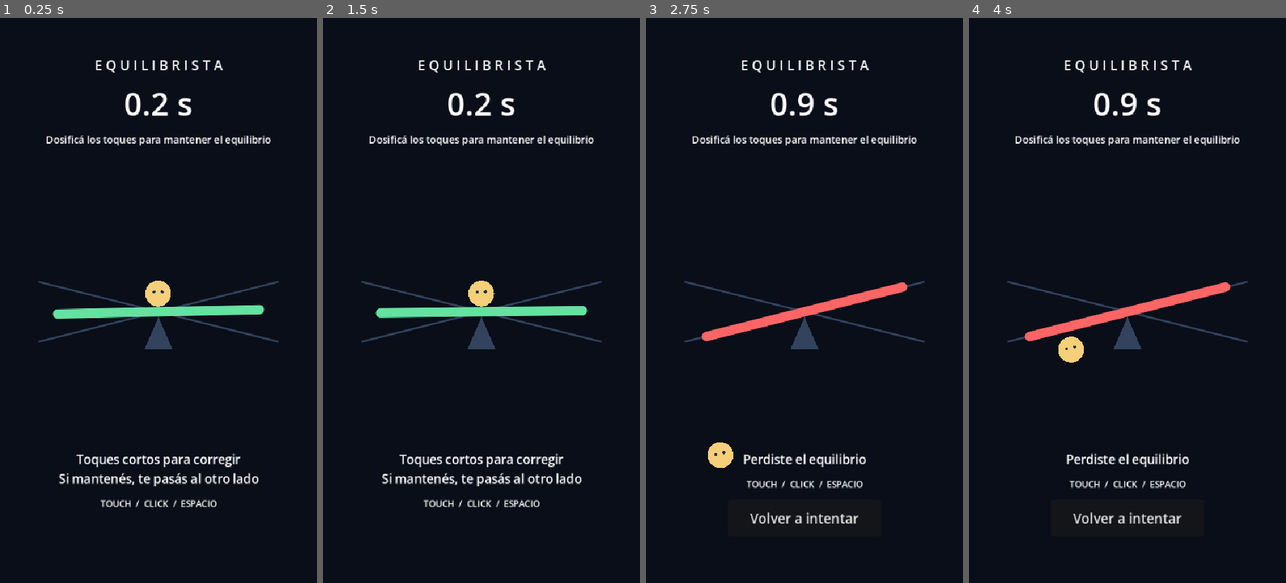
Above: before the commit, frames 1-4 (left to right).
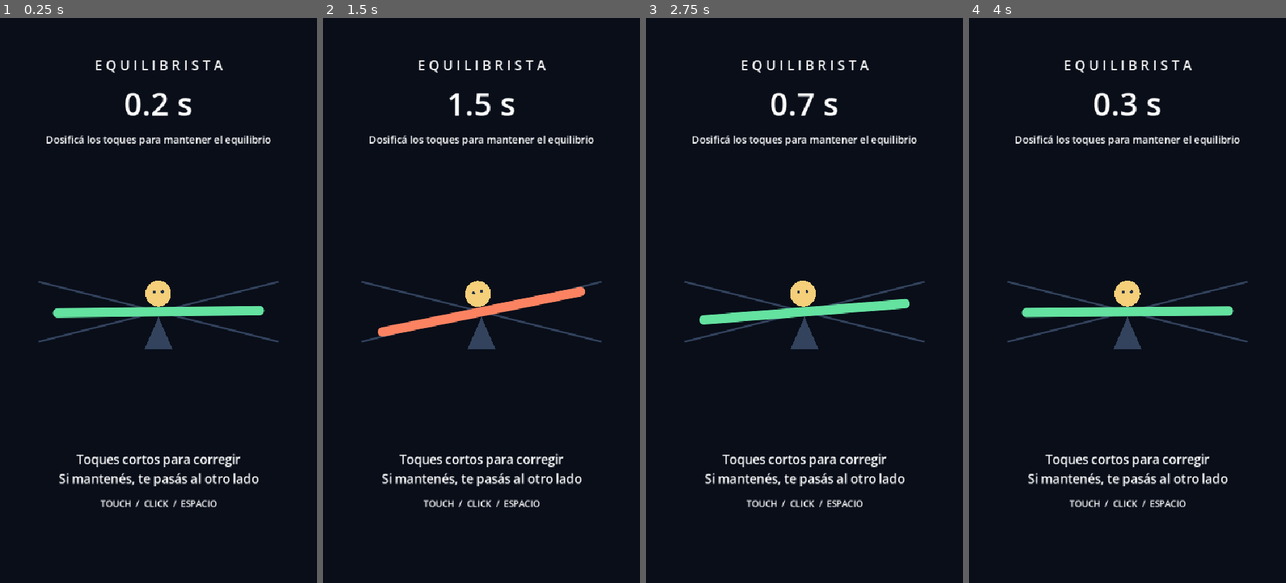
Above: after the commit, the same moments.

Repository: eze01061985/Equilibrista
Game: Godot game, scene res://scenes/game.tscn
Same seed, same stepped clock (60 frames per second), same inputs: the game is played once before the commit and once after it.
Inputs (mouse positions are in pixels of both pictures, inside the frame that each line leads up to):
- Up to frame 1 (0.25 s): no input
- Up to frame 2 (1.5 s): tap Enter at 0.5 s; move the mouse to (551, 272) at 0.52 s; click (551, 272) at 0.67 s; tap Space at 0.77 s; click (481, 520) at 1.25 s, where only the run before the commit has a clickable "Volver a intentar"
- Up to frame 3 (2.75 s): click (804, 520) at 2 s, where only the run after the commit has a clickable "Toca para reintentar"
- Up to frame 4 (4 s): click (1127, 520) at 2.75 s, where only the run before the commit has a clickable "Volver a intentar"; move the mouse to (1064, 328) at 3.52 s; click (1064, 328) at 3.67 s; tap Space at 3.77 s

The runs differ from the first frame. In frame 1, 0.2% of the frame differs, in the area x 16-84%, y 46-54%; in frame 2, 2.4%; in frame 3, 4.7%; in frame 4, 4.7%, in the area x 16-84%, y 13-90%.

Commit message:
Restaurar física anterior y reiniciar con touch o click en pantalla

Diff:
--- a/scripts/balance_model.gd
+++ b/scripts/balance_model.gd
@@ -33,7 +33,6 @@
 		torque += push_direction * settings.player_torque * settings.sensitivity
 	angular_velocity += torque * settings.acceleration * delta
 	angular_velocity /= 1.0 + settings.damping * delta
-	angular_velocity = clampf(angular_velocity, -settings.max_angular_speed, settings.max_angular_speed)
 	angle_degrees += angular_velocity * delta
 	survival_time += delta
 	is_game_over = absf(angle_degrees) >= settings.fall_limit_degrees
--- a/scripts/balance_settings.gd
+++ b/scripts/balance_settings.gd
@@ -3,12 +3,11 @@
 
 @export_group("Gameplay")
 @export_range(1.0, 90.0, 0.5) var fall_limit_degrees: float = 14.0
-@export_range(0.1, 5.0, 0.05) var natural_torque: float = 1.2
-@export_range(0.1, 10.0, 0.05) var player_torque: float = 3.4
-@export_range(1.0, 120.0, 1.0) var acceleration: float = 32.0
+@export_range(0.1, 5.0, 0.05) var natural_torque: float = 1.0
+@export_range(0.1, 10.0, 0.05) var player_torque: float = 2.2
+@export_range(1.0, 120.0, 1.0) var acceleration: float = 24.0
 @export_range(0.1, 3.0, 0.05) var sensitivity: float = 1.0
-@export_range(0.0, 5.0, 0.05) var damping: float = 0.45
-@export_range(10.0, 360.0, 1.0) var max_angular_speed: float = 90.0
+@export_range(0.0, 5.0, 0.05) var damping: float = 1.4
 
 @export_group("Danger Feedback")
 @export_range(0.01, 0.98, 0.01) var warning_ratio: float = 0.4
--- a/scripts/game.gd
+++ b/scripts/game.gd
@@ -11,6 +11,13 @@
 	game_view.limit_degrees = settings.fall_limit_degrees
 	game_view.reset_feedback()
 	ui.retry_requested.connect(_restart)
+	player_input.pointer_pressed.connect(_on_pointer_pressed)
+
+func _on_pointer_pressed() -> void:
+	if model.is_game_over:
+		_restart()
+		# El toque de reintento no debe activar también la UI ni corregir la nueva partida.
+		get_viewport().set_input_as_handled()
 
 func _physics_process(delta: float) -> void:
 	var pressing: bool = player_input.is_pressing()
--- a/scripts/game_ui.gd
+++ b/scripts/game_ui.gd
@@ -26,7 +26,7 @@
 	footer.add_child(status_label)
 	footer.add_child(_label("TOUCH  /  CLICK  /  ESPACIO", 15))
 	retry_button = Button.new()
-	retry_button.text = "Volver a intentar"
+	retry_button.text = "Toca para reintentar"
 	retry_button.custom_minimum_size = Vector2(260, 62)
 	retry_button.size_flags_horizontal = Control.SIZE_SHRINK_CENTER
 	retry_button.add_theme_font_size_override("font_size", 23)
--- a/scripts/player_input.gd
+++ b/scripts/player_input.gd
@@ -1,4 +1,6 @@
 extends Node
+
+signal pointer_pressed
 
 var touch_ids: Dictionary = {}
 var mouse_held: bool = false
@@ -8,10 +10,13 @@
 	if event is InputEventScreenTouch:
 		if event.pressed:
 			touch_ids[event.index] = true
+			pointer_pressed.emit()
 		else:
 			touch_ids.erase(event.index)
 	elif event is InputEventMouseButton and event.button_index == MOUSE_BUTTON_LEFT:
 		mouse_held = event.pressed
+		if event.pressed:
+			pointer_pressed.emit()
 	elif event is InputEventKey and event.physical_keycode == KEY_SPACE:
 		keyboard_held = event.pressed
 
--- a/tests/balance_v02_test.gd
+++ b/tests/balance_v02_test.gd
@@ -23,7 +23,7 @@
 	for pressing: bool in [false, true]:
 		var old_time: float = _time_to_fall(previous, pressing)
 		var new_time: float = _time_to_fall(settings, pressing)
-		assert(new_time < old_time * 0.7, "El margen de reacción debe ser considerablemente menor")
+		assert(new_time < old_time, "El ángulo reducido debe hacer perder antes")
 		print("Tiempo hasta caída (presionado=%s): v0.1 %.2fs / v0.2 %.2fs" % [pressing, old_time, new_time])
 	for side: float in [-1.0, 1.0]:
 		assert(settings.danger_color(side * settings.fall_limit_degrees * 0.39, false) == settings.safe_color)
@@ -36,13 +36,10 @@
 			model.advance(1.0 / 60.0, true, settings)
 			if model.angle_degrees * side < 0.0:
 				break
-		assert(not model.is_game_over and model.angular_velocity * side < -15.0, "Debe atravesar el centro con inercia")
+		assert(not model.is_game_over and model.angular_velocity * side < 0.0, "Debe atravesar el centro con inercia")
 		var speed: float = absf(model.angular_velocity)
 		model.advance(1.0 / 60.0, false, settings)
 		assert(absf(model.angular_velocity) >= speed * 0.98, "Soltar no debe frenar de golpe")
-		model.angular_velocity = side * settings.max_angular_speed * 2.0
-		model.advance(1.0 / 60.0, false, settings)
-		assert(absf(model.angular_velocity) <= settings.max_angular_speed)
 	var game: Control = load("res://scenes/game.tscn").instantiate()
 	root.add_child(game)
 	await process_frame
@@ -64,5 +61,36 @@
 	assert(game.game_view.loss_elapsed > settings.loss_flash_seconds, "El flash debe terminar sin repetirse")
 	game._restart()
 	assert(game.game_view.loss_elapsed == 0.0 and game.game_view.bar_color == settings.safe_color)
-	print("PASS v0.2: dificultad comparada, inercia, velocidad máxima, colores simétricos, flash breve y reinicio")
+	for attempt in range(8):
+		for frame in range(600):
+			game._physics_process(1.0 / 60.0)
+		assert(game.model.is_game_over)
+		var event: InputEvent
+		if attempt % 2 == 0:
+			var touch := InputEventScreenTouch.new()
+			touch.index = 0
+			touch.position = Vector2(30, 30)
+			touch.pressed = true
+			event = touch
+		else:
+			var mouse := InputEventMouseButton.new()
+			mouse.button_index = MOUSE_BUTTON_LEFT
+			mouse.position = Vector2(30, 30)
+			mouse.pressed = true
+			event = mouse
+		Input.parse_input_event(event)
+		Input.flush_buffered_events()
+		assert(not game.model.is_game_over and game.model.angle_degrees == 0.0)
+		assert(game.model.angular_velocity == 0.0 and game.model.survival_time == 0.0)
+		assert(not game.model.was_pressing and game.model.push_direction == 1.0)
+		assert(game.model.fall_direction == -1.0 and not game.player_input.is_pressing())
+		assert(not game.game_view.lost and game.game_view.fall_progress == 0.0)
+		assert(game.game_view.bar_color == settings.safe_color and game.game_view.loss_elapsed == 0.0)
+		assert(not game.ui.retry_button.visible and game.ui.status_label.text != "Perdiste el equilibrio")
+		var release: InputEvent = event.duplicate()
+		release.set("pressed", false)
+		Input.parse_input_event(release)
+		Input.flush_buffered_events()
+		assert(game.model.survival_time == 0.0, "Soltar no debe volver a reiniciar ni aplicar impulso")
+	print("PASS: ángulo reducido, inercia restaurada, colores y 8 reintentos por touch/click fuera del botón")
 	quit()
Not shown, changed: export_presets.cfg
Not shown, changed: README.md
